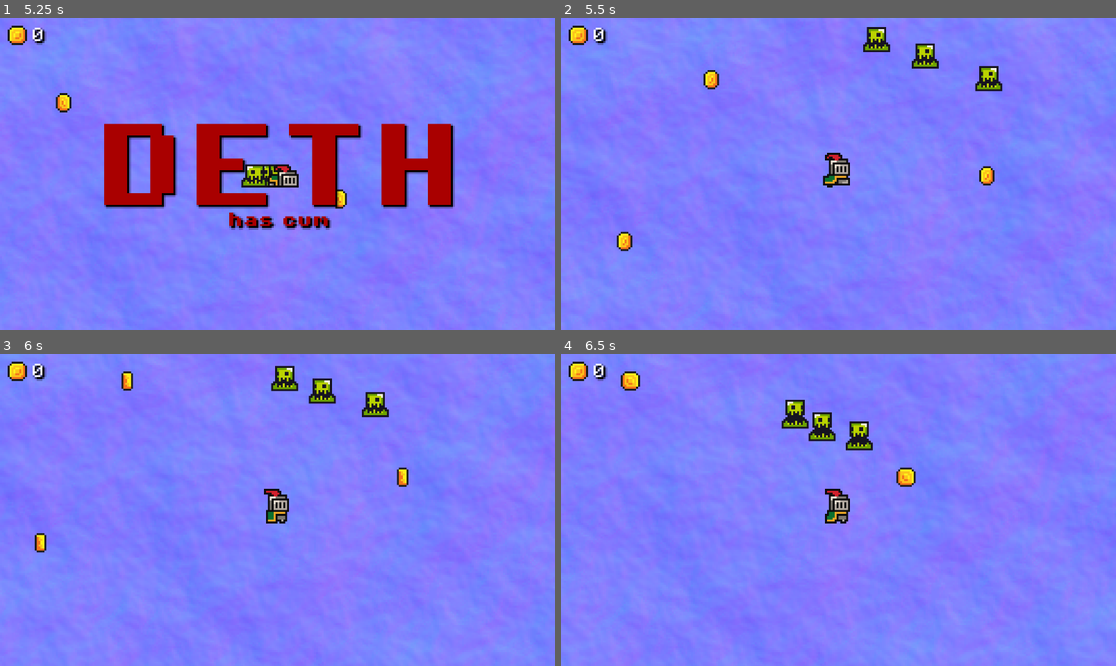
Above: before the commit, frames 1-4 (two rows, left to right).
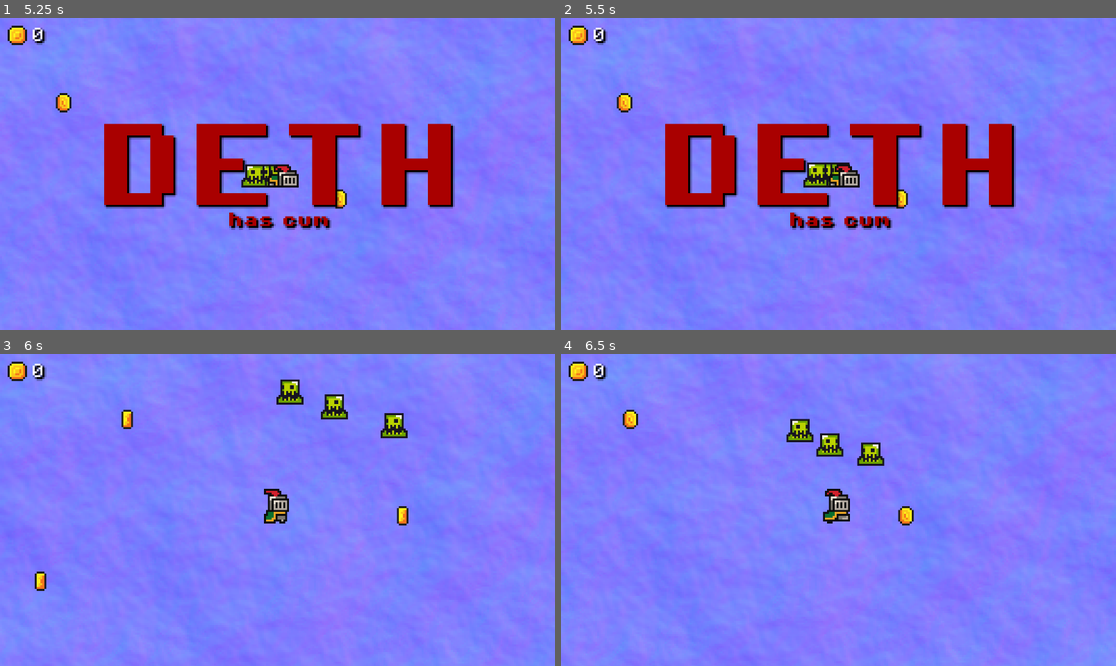
Above: after the commit, the same moments.

Repository: ax1m/unnamed-survivorslike
Game: Godot game, scene res://scenes/game.tscn
Same seed, same stepped clock (60 frames per second), same inputs: the game is played once before the commit and once after it.
Inputs:
- Up to frame 1 (5.25 s): hold D (move_right) 0.53-1.28 s; hold S (move_down) 1.28-2.03 s; hold D (move_right) 2.03-2.78 s; hold W (move_up) 2.78-3.53 s; hold A (move_left) 3.53-5.03 s; hold S (move_down) from 5.03 s (still down)
- Up to frame 2 (5.5 s): keep holding S (move_down)
- Up to frame 3 (6 s): release S (move_down) at 5.78 s; hold D (move_right) from 5.78 s (still down)
- Up to frame 4 (6.5 s): keep holding D (move_right)

Frame 1 is identical in both runs. In frame 2, 16% of the frame differs, in the area x 0-100%, y 0-100%; in frame 3, 4.7%; in frame 4, 4.4%.

Commit message:
detangled some spaghetti

Diff:
--- a/scenes/game.tscn
+++ b/scenes/game.tscn
@@ -106,7 +106,7 @@
 unique_name_in_owner = true
 script = ExtResource("6_p57ef")
 
-[node name="Timer" type="Timer" parent="GameManager"]
+[node name="RestartTimer" type="Timer" parent="GameManager"]
 wait_time = 2.0
 
 [node name="Coins" type="Node" parent="."]
@@ -131,4 +131,4 @@
 [node name="Enemy3" parent="Enemies" instance=ExtResource("4_lbhrr")]
 position = Vector2(85, -47)
 
-[connection signal="timeout" from="GameManager/Timer" to="." method="_on_timer_timeout"]
+[connection signal="timeout" from="GameManager/RestartTimer" to="GameManager" method="_on_timer_timeout"]
--- a/scripts/game.gd
+++ b/scripts/game.gd
@@ -1,15 +1,6 @@
 extends Node2D
 
 
-# Called when the node enters the scene tree for the first time.
-func _ready() -> void:
-	pass
-
-
-# Called every frame. 'delta' is the elapsed time since the previous frame.
-func _process(delta: float) -> void:
-	pass
-
-func _on_timer_timeout() -> void:
+func restart() -> void:
 	Engine.time_scale = 1
 	get_tree().reload_current_scene()
--- a/scripts/game_manager.gd
+++ b/scripts/game_manager.gd
@@ -1,9 +1,25 @@
 extends Node
+
 
 var score = 0
 
+@onready var game: Node2D = $".."
+@onready var player: CharacterBody2D = $"../Player"
 @onready var score_label: Label = $"../Player/UI/Score"
+@onready var restart_timer: Timer = $RestartTimer
+@onready var deth_label: Label = $"../Player/UI/Deth"
 
-func add_score(inc):
+
+func add_score(inc) -> void:
 	score += inc
 	score_label.text = str(score)
+
+func deth() -> void:
+		deth_label.visible = true
+		Engine.time_scale = 0.5
+		player.set_physics_process(false)
+		restart_timer.start()
+
+func _on_timer_timeout() -> void:
+	print("timeout")
+	game.restart()
--- a/scripts/player.gd
+++ b/scripts/player.gd
@@ -5,9 +5,8 @@
 
 var hitpoints = 1
 
-@onready var sprite = $AnimatedSprite2D
-@onready var timer: Timer = $"../GameManager/Timer"
-@onready var deth_label: Label = $UI/Deth
+@onready var game_manager: Node = %GameManager
+@onready var sprite: AnimatedSprite2D = $AnimatedSprite2D
 
 func _physics_process(delta: float) -> void:
 
@@ -28,13 +27,10 @@
 
 	move_and_slide()
 
-func hit() -> void:
-	hitpoints -= 1
-	if hitpoints == 0:
-		deth_label.visible = true
-		Engine.time_scale = 0.5
-		set_physics_process(false)
+func hit(dmg: int = 1) -> void:
+	hitpoints -= dmg
+	if hitpoints <= 0:
+		game_manager.deth()
 		sprite.play("deth")
-		timer.start()
 	elif hitpoints > 0:
 		sprite.play("hit")
